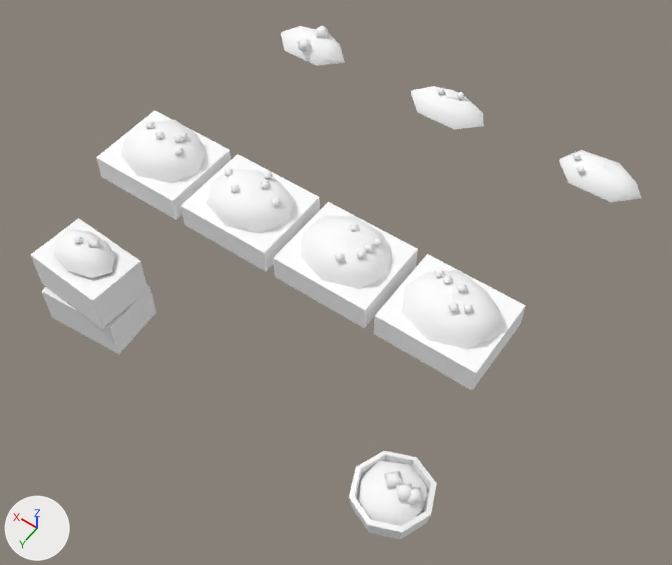
A saved change to the glTF model games/yorimichi/assets/belmonte/meshes/SM_BM_BP_StallGoods_A.glb.
One viewpoint serves both versions: a 50 mm lens placed at (-2.13, 3.32, 4.88), pointed at (-0.1, 0.48, 0.42). The lights are fixed; the arrows at lower left show +X, +Y and +Z. The first picture is the older version. Vertices at exactly the same position are counted once.

Objects in the first picture: 'SM_BM_BP_StallGoods_A'.
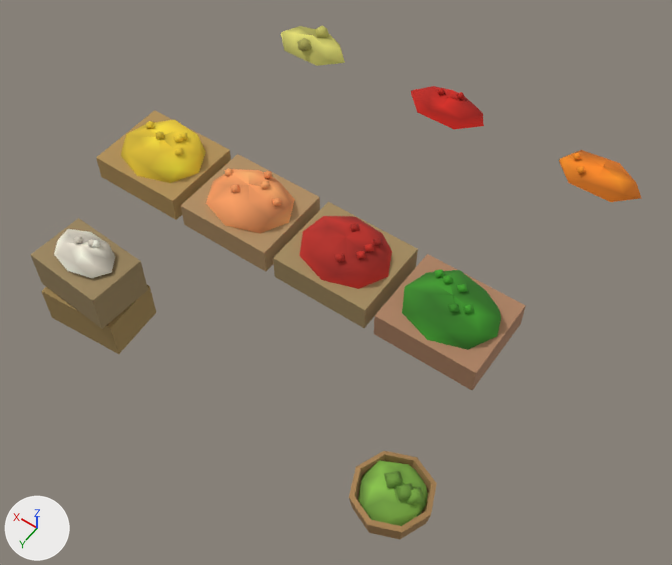
The edits, one by one:
me_sm_bp_stallgoods_a has 540 vertices, 770 faces and spans x -1.38..1.44, y -1.06..1.59, z 0.0..1.24.
me_sm_bp_stallgoods_a is used by ob_sm_bm_bp_stallgoods_a; location (0.0, 0.0, 0.0).
me_sm_bp_stallgoods_a part 1: 153 faces centred in x -1.28..-0.74, y 0.51..1.53, z 0.22..1.21 are repainted in the vertex colours; the middle colour goes from white #ffffff to green #429e2a.
me_sm_bp_stallgoods_a part 2: 153 faces centred in x -1.33..0.23, y -1.05..0.89, z 0.76..1.21 are repainted in the vertex colours; the middle colour goes from white #ffffff to red #bd261a.
me_sm_bp_stallgoods_a part 3: 130 faces centred in x -1.27..1.29, y -1.06..1.42, z 0.62..1.21 are repainted in the vertex colours; the middle colour goes from white #ffffff to orange #fb985d.
me_sm_bp_stallgoods_a part 4: 195 faces centred in x 0.73..1.34, y -1.06..1.42, z 0.62..1.22 are repainted in the vertex colours; the middle colour goes from white #ffffff to yellow #e2ce5e.
me_sm_bp_stallgoods_a part 5: 139 faces centred in x -1.31..1.43, y -0.99..1.56, z 0.04..1.06 are repainted in the vertex colours; the middle colour goes from white #ffffff to brown #a88255.

Changed parts and their boxes [x1, y1, x2, y2] in the pictures (672 x 565 px):
part 1 of me_sm_bp_stallgoods_a, recoloured (white to green)
    both: [358, 270, 501, 526]
part 2 of me_sm_bp_stallgoods_a, recoloured
    both: [299, 86, 641, 289]
part 3 of me_sm_bp_stallgoods_a, recoloured
    both: [54, 151, 636, 271]
part 4 of me_sm_bp_stallgoods_a, recoloured
    both: [58, 26, 345, 278]
part 5 of me_sm_bp_stallgoods_a, recoloured
    both: [31, 26, 525, 539]
